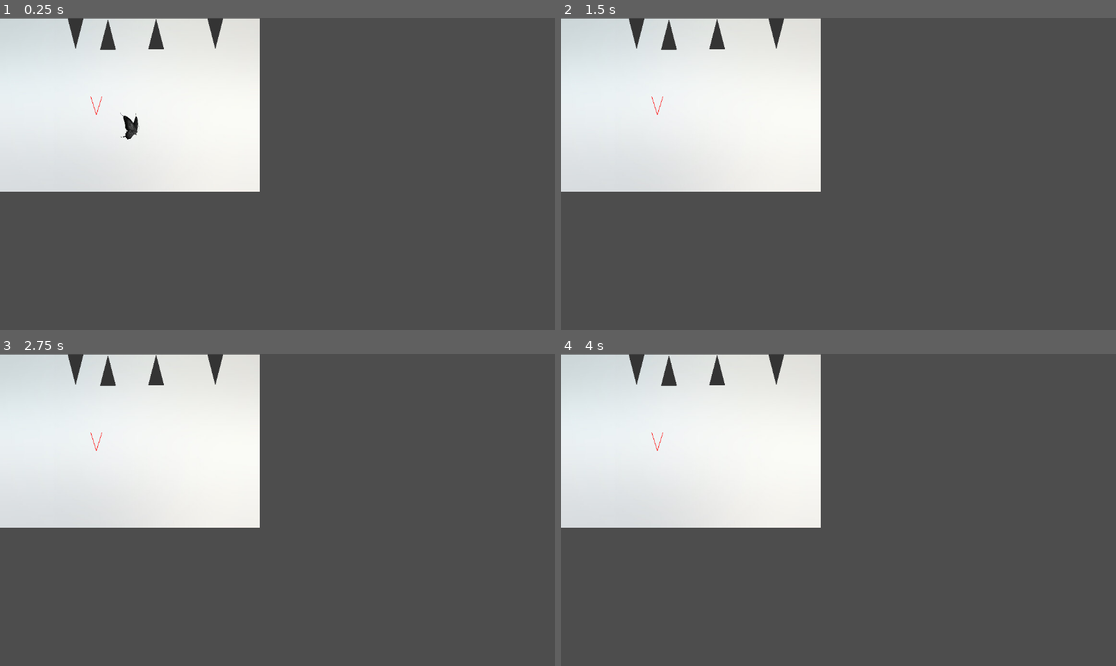
Above: before the commit, frames 1-4 (two rows, left to right).
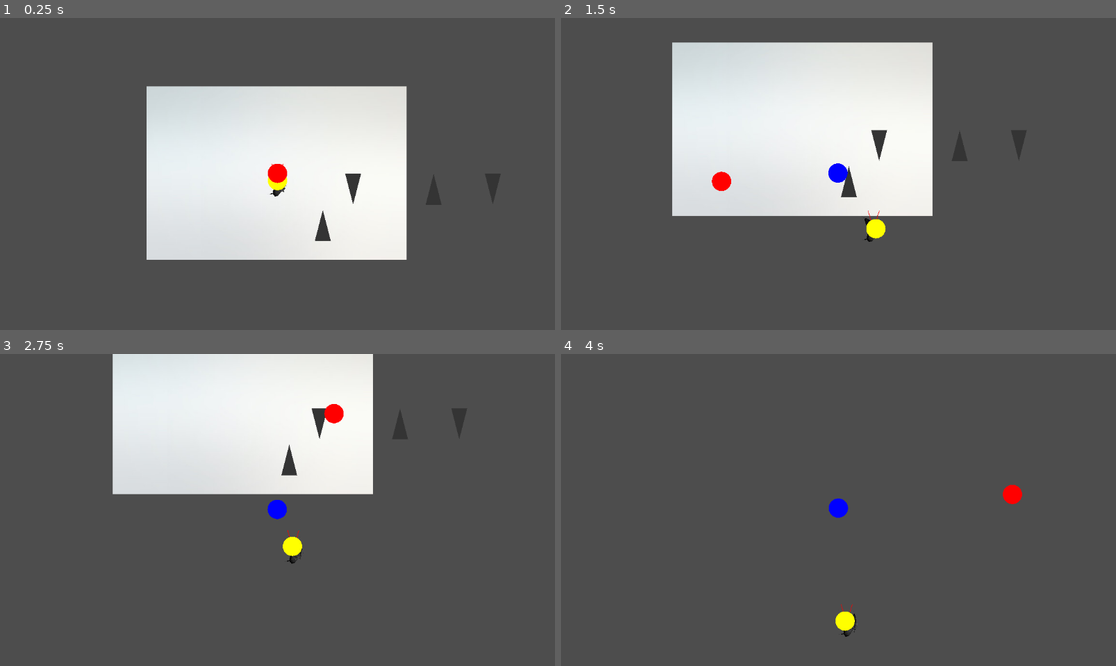
Above: after the commit, the same moments.

Repository: DanielMontesGuerrero/butterfly-simulator
Game: Godot game, scene res://scenes/game.tscn
Same seed, same stepped clock (60 frames per second), same inputs: the game is played once before the commit and once after it.
Inputs (mouse positions are in pixels of both pictures, inside the frame that each line leads up to):
- Up to frame 1 (0.25 s): no input
- Up to frame 2 (1.5 s): move the mouse to (960, 158) at 0.52 s; press the mouse at (960, 158) at 0.53 s; move the mouse to (727, 189) at 1.27 s; release the mouse at (727, 189) at 1.28 s; click (727, 189) at 1.35 s
- Up to frame 3 (2.75 s): move the mouse to (333, 441) at 2.02 s; press the mouse at (333, 441) at 2.03 s
- Up to frame 4 (4 s): move the mouse to (810, 572) at 2.77 s; release the mouse at (810, 572) at 2.78 s; click (810, 572) at 2.85 s; move the mouse to (1005, 556) at 3.52 s; press the mouse at (1005, 556) at 3.53 s

The runs differ from the first frame. In frame 1, 41% of the frame differs, in the area x 0-91%, y 0-78%; in frame 2, 28%; in frame 3, 25%; in frame 4, 27%.
Error after the commit: Invalid access to property or key 'player' on a base object of type 'Node (GameManager.gd)'. (res://scripts/managers/SpikeManager.gd:15)

Commit message:
Add camera movement

Diff:
--- a/scenes/game.tscn
+++ b/scenes/game.tscn
@@ -1,22 +1,22 @@
-[gd_scene load_steps=6 format=3 uid="uid://t5yx4sgs1brp"]
+[gd_scene load_steps=7 format=3 uid="uid://t5yx4sgs1brp"]
 
 [ext_resource type="Texture2D" uid="uid://oq64el7mufcb" path="res://assets/backgrounds/white.jpg" id="1_etpx5"]
 [ext_resource type="PackedScene" uid="uid://c1e1y6hpie350" path="res://scenes/player.tscn" id="2_b3hvr"]
 [ext_resource type="PackedScene" uid="uid://dnalhexu4bm3s" path="res://scenes/spike.tscn" id="4_55rhy"]
 [ext_resource type="Script" path="res://scripts/managers/ScoreManager.gd" id="4_fnkw6"]
 [ext_resource type="Script" path="res://scripts/managers/DebugManager.gd" id="5_l6fbu"]
+[ext_resource type="Script" path="res://scripts/managers/CameraManager.gd" id="6_hskwl"]
 
 [node name="Game" type="Node2D"]
 
 [node name="Background" type="Sprite2D" parent="."]
-position = Vector2(269, 181)
+position = Vector2(-2, -1)
 texture = ExtResource("1_etpx5")
 
 [node name="Player" parent="." instance=ExtResource("2_b3hvr")]
-position = Vector2(270, 204)
 
 [node name="Spike" parent="." instance=ExtResource("4_55rhy")]
-position = Vector2(224, 34)
+position = Vector2(94, 108)
 
 [node name="Spike2" parent="." instance=ExtResource("4_55rhy")]
 position = Vector2(157, 33)
@@ -38,3 +38,8 @@
 
 [node name="Debug" type="Node2D" parent="."]
 script = ExtResource("5_l6fbu")
+
+[node name="Camera2D" type="Camera2D" parent="."]
+position_smoothing_enabled = true
+position_smoothing_speed = 1.0
+script = ExtResource("6_hskwl")
--- /dev/null
+++ b/scripts/managers/CameraManager.gd
@@ -0,0 +1,9 @@
+extends Camera2D
+
+
+func _ready():
+	GameManager.cameraMngr = self
+
+
+func _process(_delta):
+	pass
--- a/scripts/managers/DebugManager.gd
+++ b/scripts/managers/DebugManager.gd
@@ -1,10 +1,14 @@
 extends Node2D
 
 var gravity := Vector2(0, 1)
-var origin := Vector2(200, 200)
-const arrow_legth = 100.0
-const head_length = 40.0
-const head_angle = 0.3 #rad
+var player_position := Vector2.ZERO
+var camera_center_position := Vector2.ZERO
+var camera_target_position := Vector2.ZERO
+var camera_position := Vector2.ZERO
+var touch_position := Vector2.ZERO
+const arrow_legth := 100.0
+const head_length := 40.0
+const head_angle := 0.3 #rad
 var clr := Color.RED
 
 func _ready():
@@ -12,13 +16,41 @@
 
 func _draw():
 	draw_gravity_arrow()
+	draw_player_position()
+	draw_camera_position()
+	draw_touch_position()
 
 func draw_gravity_arrow():
+	var origin = player_position
 	draw_line(origin, origin + gravity, clr)
 	var head : Vector2 = -(gravity).normalized() * head_length
 	draw_line(origin + gravity, origin + gravity + head.rotated(head_angle),  clr)
 	draw_line(origin + gravity, origin + gravity + head.rotated(-head_angle),  clr)
 
-func set_gravity(dir):
+func draw_player_position():
+	# draw_circle(player_position, 20, clr)
+	pass
+
+func draw_touch_position():
+	draw_circle(touch_position, 20, clr)
+
+func draw_camera_position():
+	draw_circle(camera_center_position, 20, Color.BLUE)
+	draw_circle(camera_target_position, 20, Color.YELLOW)
+
+func set_gravity(dir: Vector2):
 	gravity = arrow_legth * dir
 	queue_redraw()
+
+func set_player_position(position: Vector2):
+	player_position = position
+	queue_redraw()
+
+func set_camera_position(center_position: Vector2, target_position: Vector2):
+	camera_center_position = center_position
+	camera_target_position = target_position
+	queue_redraw()
+
+func set_touch_position(position: Vector2):
+	touch_position = position
+	queue_redraw()
--- a/scripts/managers/GameManager.gd
+++ b/scripts/managers/GameManager.gd
@@ -1,6 +1,7 @@
 extends Node
 
 var playerMngr
+var cameraMngr
 var debugMngr
 var timer
 var rng
@@ -16,14 +17,19 @@
 
 
 # Called every frame. 'delta' is the elapsed time since the previous frame.
-func _process(delta):
-	pass
+func _process(_delta):
+	if playerMngr != null and cameraMngr != null:
+		pass
+		cameraMngr.position = playerMngr.position
+		if debugMngr != null:
+			debugMngr.set_player_position(playerMngr.position)
+			debugMngr.set_camera_position(cameraMngr.get_screen_center_position(), cameraMngr.get_target_position())
 
 
 func _on_timer_timeout():
-	print("timeout")
 	if playerMngr != null and rng.randi_range(0, 1) == 0:
 		var angle = rng.randf_range(0, 2 * PI)
 		var gravity_dir = Vector2(cos(angle), sin(angle))
 		playerMngr.set_gravity(gravity_dir)
-		debugMngr.set_gravity(gravity_dir)
+		if debugMngr != null:
+			debugMngr.set_gravity(gravity_dir)
--- a/scripts/managers/PlayerManager.gd
+++ b/scripts/managers/PlayerManager.gd
@@ -11,7 +11,11 @@
 func _input(event):
 	if event.is_action_pressed("controlls_touch"):
 		butterfly.position = self.position
-		butterfly.directed_jump(event.position)
+		var touch_position = (GameManager.cameraMngr.to_global(event.position - get_viewport_rect().size / 2)
+			- GameManager.cameraMngr.get_target_position()
+			+ GameManager.cameraMngr.get_screen_center_position())
+		GameManager.debugMngr.set_touch_position(touch_position)
+		butterfly.directed_jump(touch_position)
 
 # Called every frame. 'delta' is the elapsed time since the previous frame.
 func _process(delta):
